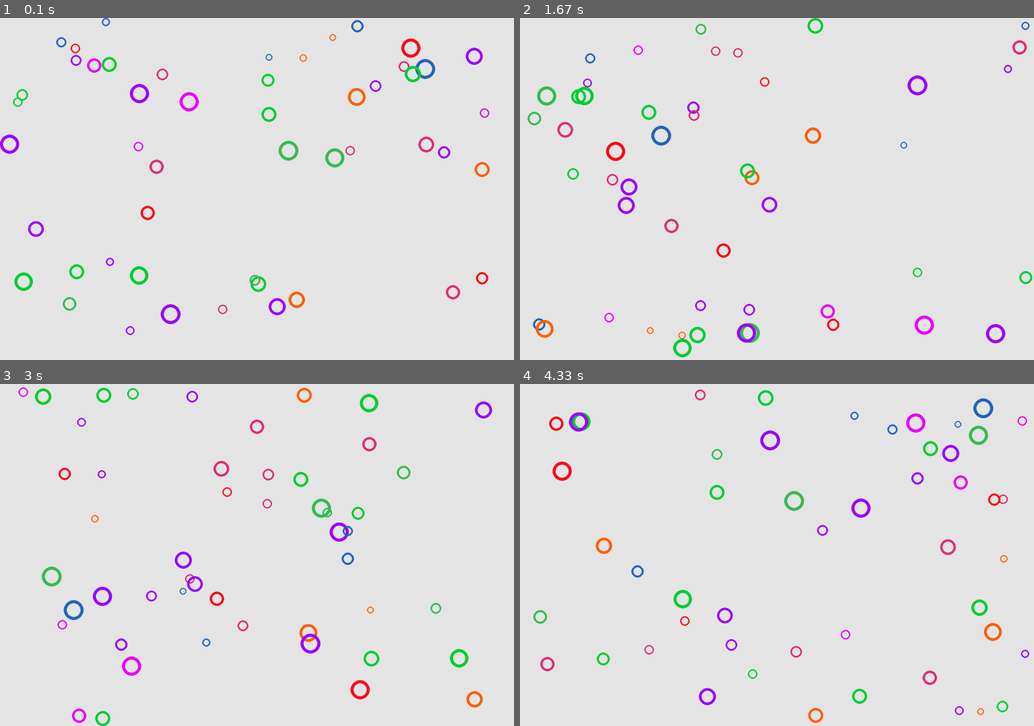
Above: before the commit, frames 1-4 (two rows, left to right).
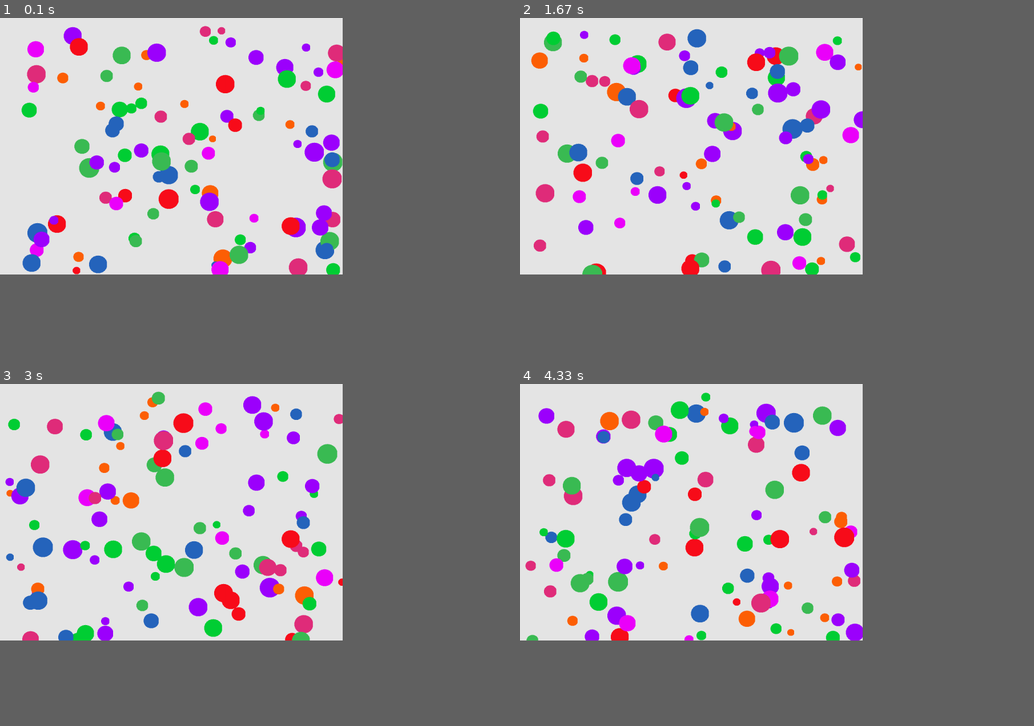
Above: after the commit, the same moments.

Repository: LePhilippeDucTai/physics_ball
Game: pygame game, started from main.py
Two runs of this game, one before a commit and one after it. Both use one fixed random seed, a clock stepped at 60 frames per second and the inputs below.
Inputs:
- Up to frame 1 (0.1 s): no input
- Up to frame 2 (1.67 s): no input
- Up to frame 3 (3 s): no input
- Up to frame 4 (4.33 s): no input
In our replay, the window is 900x600 before the commit and 600x450 after it. These sizes can differ from the game's own. Grey fills any space a smaller window leaves; there, only what the larger window draws over its background counts as a difference.

The runs differ from the first frame. In frame 1, 11% of the frame differs, in the area x 0-96%, y 0-93%; in frame 2, 11%; in frame 3, 12%; in frame 4, 12%, in the area x 1-100%, y 1-100%.

Commit message:
Improving the render with blitting technique. Need to correct positions of rendered surfaces. aacircle seems to use the center of the surface instead of the top left corner.

Diff:
--- a/balls.py
+++ b/balls.py
@@ -6,16 +6,16 @@
 
 
 COLORS = {
-    "red": (249, 13, 27, 1),
-    "orange": (254, 96, 6, 1),
-    # "yellow": (253, 224, 5, 1),
-    "phlox": (236, 0, 252, 1),
-    "violet": (157, 0, 254, 1),
-    "malachite": (0, 207, 53, 1),
-    "blue": (38, 101, 189, 1),
-    "green": (59, 188, 84, 1),
+    "red": (249, 13, 27),
+    "orange": (254, 96, 6),
+    # "yellow": (253, 224, 5),
+    "phlox": (236, 0, 252),
+    "violet": (157, 0, 254),
+    "malachite": (0, 207, 53),
+    "blue": (38, 101, 189),
+    "green": (59, 188, 84),
     "cerise": (225, 45, 123),
-    # "khaki": (236, 231, 136, 1),
+    # "khaki": (236, 231, 136),
 }
 LS_COLORS = list(COLORS.values())
 
@@ -55,7 +55,7 @@
             duplicate, self.velocities * (1 - self.friction), self.velocities
         )
 
-    def update(self, dt):
+    def update(self, dt: float):
         self.velocities += self.accelerations * dt
         self.positions += self.velocities * dt
         to_be_bounced = self.clip_positions()
@@ -65,6 +65,17 @@
     def bounce(self, to_be_bounced):
         new = -self.velocities * self.bouncinesses
         self.velocities = np.where(to_be_bounced, new, self.velocities)
+
+    @property
+    def centered_positions(self):
+        return self.positions - self.radiuses[:, np.newaxis]
+
+
+def compute_collision_velocities(x1, v1, x2, v2, m1=1, m2=1):
+    scale = np.dot(v1 - v2, x1 - x2) / np.dot(x1 - x2, x1 - x2)
+    v1_p = v1 - 2 * (m2 / (m1 + m2)) * scale * (x1 - x2)
+    v2_p = v2 - 2 * (m1 / (m1 + m2)) * scale * (x2 - x1)
+    return v1_p, v2_p
 
 
 def balls_generator(window, gravity, n_balls):
--- a/main.py
+++ b/main.py
@@ -2,19 +2,22 @@
 import time
 
 import pygame
-
+import pygame.gfxdraw
 from balls import balls_generator
 from pygame_screen import BallRenderer, RectangleScreen
 
 
 def main():
-    window = RectangleScreen(1000, 1500)
+    pygame.init()
+    window = RectangleScreen(750, 1000)
     screen = window.make()
-    ball_renderer = BallRenderer(screen)
-    dt = 0.1
-    n_balls = 50
-    gravity = 0
+
+    dt = 0.05
+    n_balls = 100
+    gravity = 20
     balls = balls_generator(window, gravity, n_balls)
+    ball_renderer = BallRenderer(screen, balls)
+    clock = pygame.time.Clock()  # get a pygame clock object
     while True:
         for event in pygame.event.get():
             if event.type == pygame.QUIT:
@@ -22,10 +25,11 @@
 
         window.fill()
         balls.update(dt)
-        ball_renderer.display(balls)
+        ball_renderer.update_positions()
 
-        pygame.display.flip()
-        time.sleep(0.005)
+        # pygame.display.flip()
+        pygame.display.update()
+        clock.tick(60)
 
 
 if __name__ == "__main__":
--- a/pygame_screen.py
+++ b/pygame_screen.py
@@ -1,8 +1,6 @@
 import pygame
-
+import pygame.gfxdraw
 from balls import Balls
-
-pygame.init()
 
 
 class RectangleScreen:
@@ -20,9 +18,51 @@
         self.screen.fill(self.background_colour)
 
 
+def render_balls(screen, balls: Balls) -> list[pygame.Rect]:
+    """Draws circles and returns the associated objects."""
+    return [
+        pygame.draw.circle(
+            screen,
+            balls.colors[i],
+            balls.positions[i],
+            balls.radiuses[i],
+            balls.radiuses[i] // 3,
+        )
+        for i in range(balls.n_balls)
+    ]
+
+
+def create_surfaces(balls: Balls) -> list[pygame.Surface]:
+    """Draws circles and returns the associated surfaces."""
+    surfaces = []
+    for i in range(balls.n_balls):
+        surface = pygame.Surface(
+            (2 * balls.radiuses[i], 2 * balls.radiuses[i]), pygame.SRCALPHA
+        )
+        pygame.gfxdraw.filled_circle(
+            surface,
+            balls.radiuses[i],
+            balls.radiuses[i],
+            balls.radiuses[i],
+            balls.colors[i],
+        )
+        surfaces.append(surface)
+    return surfaces
+
+
 class BallRenderer:
-    def __init__(self, screen):
+    def __init__(self, screen, balls: Balls):
         self.screen = screen
+        self.balls = balls
+        self.n_balls = balls.n_balls
+        self.rects = create_surfaces(balls)
+
+    def update_positions(self):
+        self.screen.blits(zip(self.rects, self.balls.positions))
+        # for i in range(self.n_balls):
+        #     # shape = self.rects[i].width, self.rects[i].height
+        #     # self.rects[i].update(self.balls.positions[i], shape)
+        #     self.screen.blit(self.rects[i], self.balls.positions[i])
 
     def display(self, balls: Balls):
         n_balls = balls.n_balls
@@ -34,3 +74,14 @@
                 balls.radiuses[i],
                 balls.radiuses[i] // 3,
             )
+
+
+# def pygame_draw_circle_generator(screen):
+#     while True:
+#         pygame.draw.circle(
+#             screen,
+#             balls.colors[i],
+#             balls.positions[i],
+#             balls.radiuses[i],
+#             balls.radiuses[i] // 3,
+#         )
